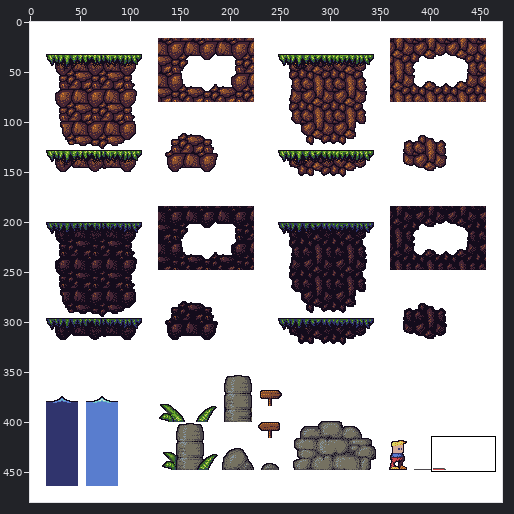
Two versions of one sprite sheet, assets/block tiles.png. Above, an overview of the earlier version with the close-up marked.
Close-up. Old version:
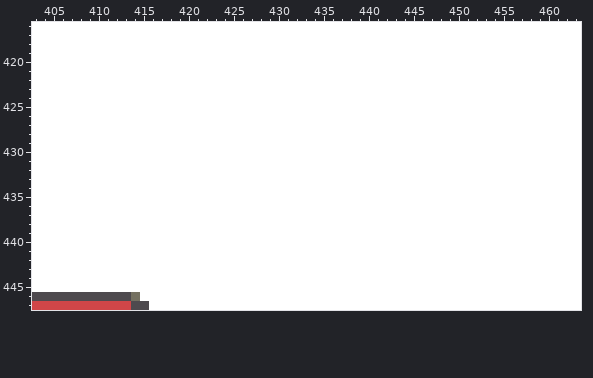
The file is 472x480 pixels. Colours within 5 levels of each other are drawn and written as one. Shown: x 403..463, y 416..447.
Now the later version:
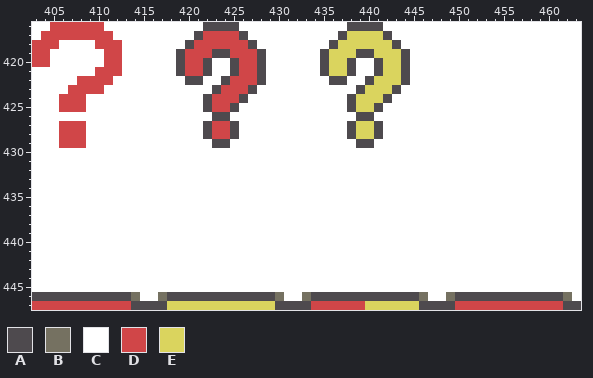
Palette (. is transparent): A #4e4a4e  B #757161  C #ffffff  D #d04648  E #dad45e
Change:
{"y":416,"x":405,"old":"CCCCCC","new":"DDDDDD"}
{"y":416,"x":422,"old":"CCCC","new":"AAAA"}
{"y":416,"x":438,"old":"CCCC","new":"AAAA"}
{"y":417,"x":404,"old":"CCCCCCCC","new":"DDDDDDDD"}
{"y":417,"x":421,"old":"CCCCCC","new":"ADDDDA"}
{"y":417,"x":437,"old":"CCCCCC","new":"AEEEEA"}
{"y":418,"x":403,"old":"CCC","new":"DDD"}
{"y":418,"x":410,"old":"CCC","new":"DDD"}
{"y":418,"x":420,"old":"CCCCCCCC","new":"ADDDDDDA"}
{"y":418,"x":436,"old":"CCCCCCCC","new":"AEEEEEEA"}
{"y":419,"x":403,"old":"CC","new":"DD"}
{"y":419,"x":411,"old":"CC","new":"DD"}
{"y":419,"x":419,"old":"CCCCCCCCCC","new":"ADDDAADDDA"}
{"y":419,"x":435,"old":"CCCCCCCCCC","new":"AEEEAAEEEA"}
{"y":420,"x":403,"old":"CC","new":"DD"}
{"y":420,"x":411,"old":"CC","new":"DD"}
{"y":420,"x":419,"old":"CCCC","new":"ADDA"}
{"y":420,"x":425,"old":"CCCC","new":"ADDA"}
{"y":420,"x":435,"old":"CCCC","new":"AEEA"}
{"y":420,"x":441,"old":"CCCC","new":"AEEA"}
{"y":421,"x":410,"old":"CCC","new":"DDD"}
{"y":421,"x":419,"old":"CCCC","new":"ADDA"}
{"y":421,"x":425,"old":"CCCC","new":"ADDA"}
{"y":421,"x":435,"old":"CCCC","new":"AEEA"}
{"y":421,"x":441,"old":"CCCC","new":"AEEA"}
{"y":422,"x":408,"old":"CCCC","new":"DDDD"}
{"y":422,"x":420,"old":"CC","new":"AA"}
{"y":422,"x":424,"old":"CCCCC","new":"ADDDA"}
{"y":422,"x":436,"old":"CC","new":"AA"}
{"y":422,"x":440,"old":"CCCCC","new":"AEEEA"}
{"y":423,"x":407,"old":"CCCC","new":"DDDD"}
{"y":423,"x":423,"old":"CCCCC","new":"ADDDA"}
{"y":423,"x":439,"old":"CCCCC","new":"AEEEA"}
{"y":424,"x":406,"old":"CCC","new":"DDD"}
{"y":424,"x":422,"old":"CCCCC","new":"ADDDA"}
{"y":424,"x":438,"old":"CCCCC","new":"AEEEA"}
{"y":425,"x":406,"old":"CCC","new":"DDD"}
{"y":425,"x":422,"old":"CCCC","new":"ADDA"}
{"y":425,"x":438,"old":"CCCC","new":"AEEA"}
{"y":426,"x":423,"old":"CC","new":"AA"}
{"y":426,"x":439,"old":"CC","new":"AA"}
{"y":427,"x":406,"old":"CCC","new":"DDD"}
{"y":427,"x":422,"old":"CCCC","new":"ADDA"}
{"y":427,"x":438,"old":"CCCC","new":"AEEA"}
{"y":428,"x":406,"old":"CCC","new":"DDD"}
{"y":428,"x":422,"old":"CCCC","new":"ADDA"}
{"y":428,"x":438,"old":"CCCC","new":"AEEA"}
{"y":429,"x":406,"old":"CCC","new":"DDD"}
{"y":429,"x":423,"old":"CC","new":"AA"}
{"y":429,"x":439,"old":"CC","new":"AA"}
{"y":446,"x":417,"old":"CCCCCCCCCCCCCC","new":"BAAAAAAAAAAAAB"}
{"y":446,"x":433,"old":"CCCCCCCCCCCCCC","new":"BAAAAAAAAAAAAB"}
{"y":446,"x":449,"old":"CCCCCCCCCCCCCC","new":"BAAAAAAAAAAAAB"}
{"y":447,"x":416,"old":"CCCCCCCCCCCCCCCCCCCCCCCCCCCCCCCCCCCCCCCCCCCCCCCC","new":"AAEEEEEEEEEEEEAAAADDDDDDEEEEEEAAAADDDDDDDDDDDDAA"}
{"label":"changed","picture_box":[32,22,122,148]}
{"label":"changed","picture_box":[176,22,266,148]}
{"label":"changed","picture_box":[320,22,410,148]}
{"label":"changed","picture_box":[149,292,581,310]}
